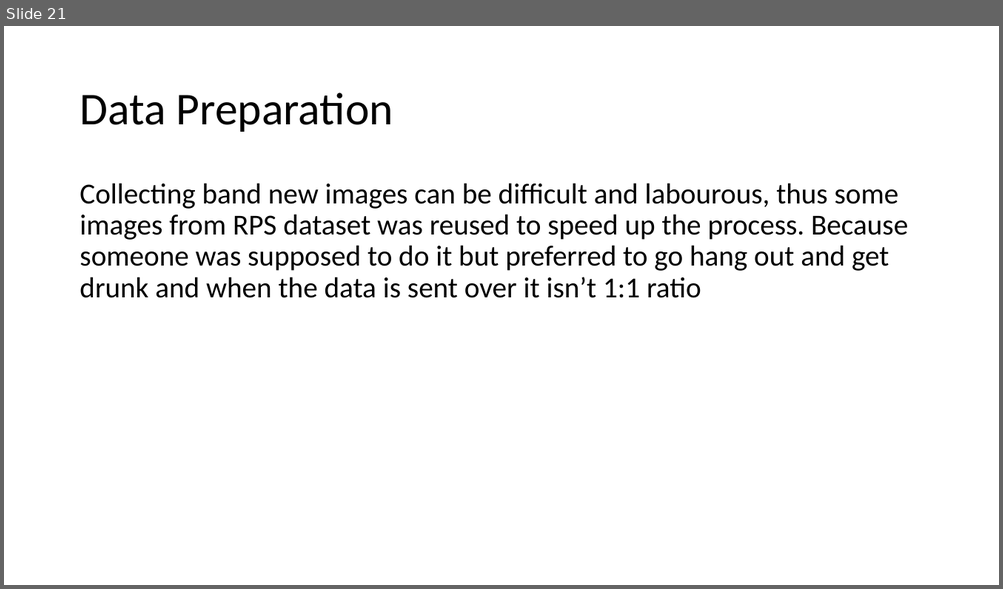
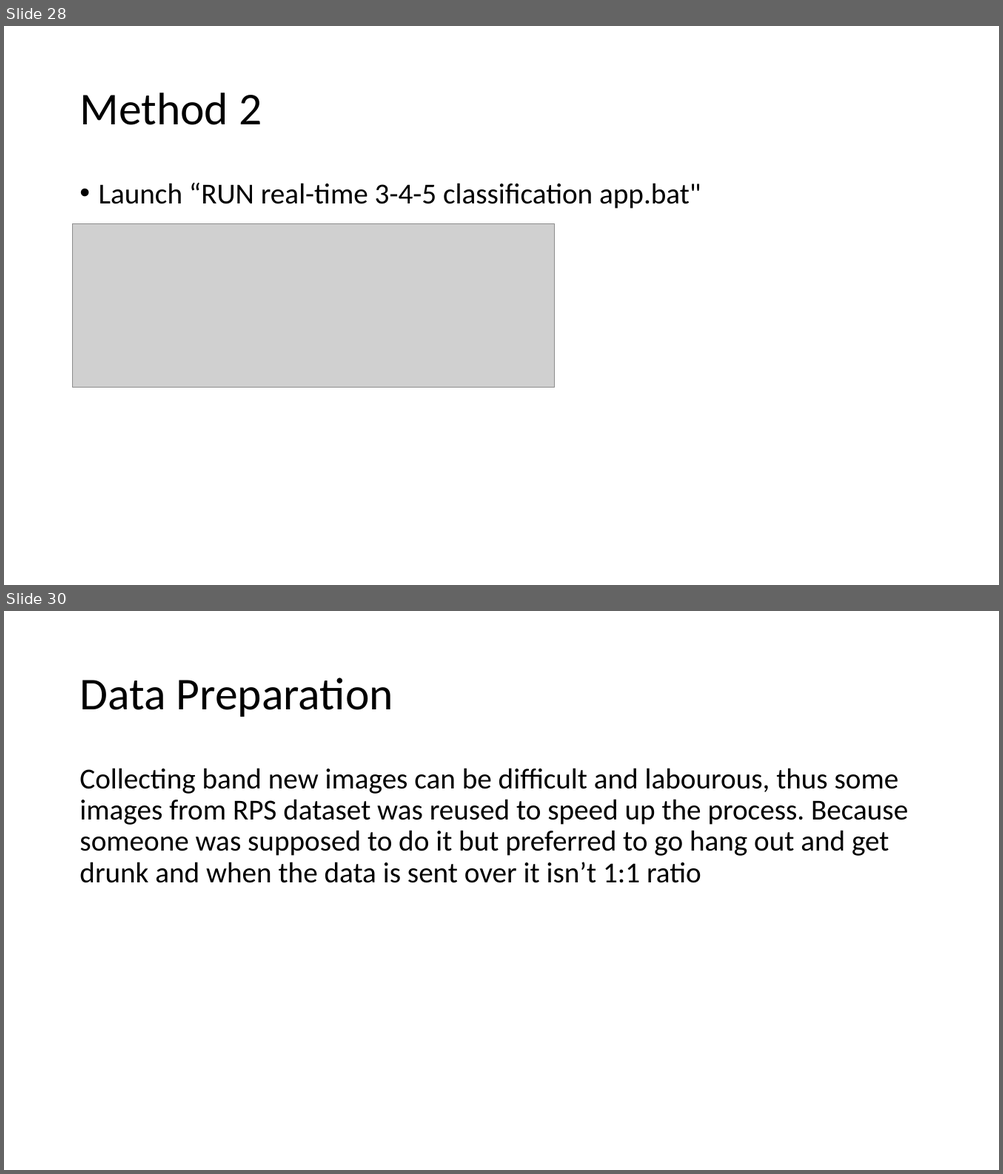
Before and after one commit to UnfairWraith/CN345, a slide deck: MLAI mini project.pptx. Shown one above the other, each under a label of ours: slide 21 before the commit, slides 28 and 30 after it; the slides between them are not shown. The pictures are 1003x589 and 1003x1174 pixels, drawn with LibreOffice and Linux fonts; fonts in the diff are those of the drawing; grey boxes stand for pictures. Boxes give left, top, right and bottom in pixels: in the first picture for what was removed or moved away, otherwise in the second. Text is boxed around its words. In the diff, an @@ line names an element or a change of style, - is before the commit and + after.

```diff
--- a/MLAI mini project.pptx
+++ b/MLAI mini project.pptx
@@ slide 28 added at <box>4,26,999,585</box>, background #FFFFFF @@
@@ title added at <box>79,93,262,125</box>, 44 pt, text #000000 @@
+Method 2
@@ text added at <box>99,183,701,209</box>, 28 pt, text #000000 @@
+• Launch “RUN real-time 3-4-5 classification app.bat"
@@ picture added at <box>73,224,555,388</box> @@
@@ what was slide 21 is now slide 30 @@
```
Also in this commit, not shown: 3 slides changed, 10 other slides added, 2 slides removed, 4 other files.
